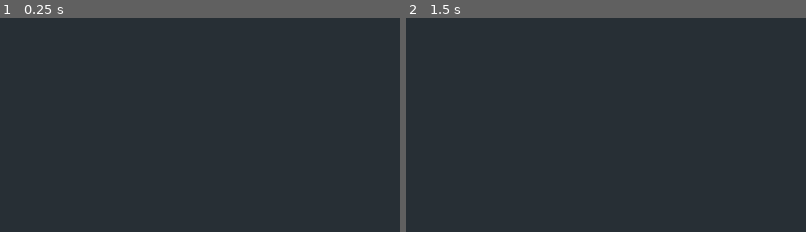
Above: before the commit, frames 1-2 (left to right).
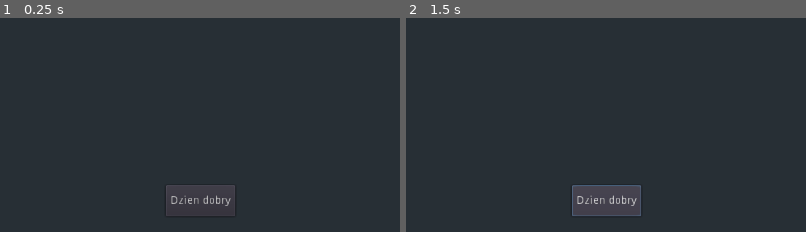
Above: after the commit, the same moments.

Repository: RudyMis/roll-the-dice
Game: Godot game, scene res://scenes/camera.tscn
The game is run twice, just before and just after one commit, with the same random seed, the same clock (stepped at 60 frames per second) and the same inputs. The project has no main scene, so this scene is started directly.
Inputs (mouse positions are % of the whole screen's width and height, from its top left):
- Up to frame 1 (0.25 s): no input
- Up to frame 2 (1.5 s): click (50, 93) at 0.5 s, where only the run after the commit has a clickable "Dzien dobry"; click (50, 93) at 1.25 s, where only the run after the commit has a clickable "Dzien dobry"
The pictures show only the part of the screen within x 25-75%, y 50-100%; the shares and areas given below are measured in that part.

The runs differ from the first frame. In frame 1, 0.5% of the frame differs, in the area x 41-59%, y 78-93%; in frame 2, 2.5%.

Commit message:
roll-button

Diff:
--- a/scenes/camera.gd
+++ b/scenes/camera.gd
@@ -1,6 +1,9 @@
 extends Camera
 
 export (float) var speed = -0.001
+export (NodePath) var np_dice
+
+onready var dice = get_node(np_dice)
 
 func _ready():
 	pass # Replace with function body.
@@ -8,3 +11,9 @@
 func _unhandled_input(event):
 	if event is InputEventMouseMotion and Input.is_action_pressed("mouse_right"):
 		transform = transform.translated(Vector3(event.relative.x, 0, event.relative.y) * speed)
+
+
+func _on_roll_pressed():
+	if dice and dice.is_class("Dice"):
+
+		dice.roll(Vector3.UP, 2)
--- a/scenes/camera.tscn
+++ b/scenes/camera.tscn
@@ -5,3 +5,26 @@
 [node name="Camera" type="Camera"]
 transform = Transform( 1, 0, 0, 0, 0.96584, 0.259139, 0, -0.259139, 0.96584, 0, 0.497337, 0.738902 )
 script = ExtResource( 1 )
+
+[node name="CanvasLayer" type="CanvasLayer" parent="."]
+
+[node name="MarginContainer" type="MarginContainer" parent="CanvasLayer"]
+anchor_right = 1.0
+anchor_bottom = 1.0
+mouse_filter = 2
+custom_constants/margin_right = 20
+custom_constants/margin_top = 20
+custom_constants/margin_left = 20
+custom_constants/margin_bottom = 20
+
+[node name="Button" type="Button" parent="CanvasLayer/MarginContainer"]
+margin_left = 467.0
+margin_top = 540.0
+margin_right = 556.0
+margin_bottom = 580.0
+rect_min_size = Vector2( 40, 40 )
+size_flags_horizontal = 4
+size_flags_vertical = 8
+text = "Dzien dobry"
+
+[connection signal="pressed" from="CanvasLayer/MarginContainer/Button" to="." method="_on_roll_pressed"]
--- a/scenes/dice.gd
+++ b/scenes/dice.gd
@@ -7,7 +7,7 @@
 export (float) var toss_force = 1
 export (float) var max_rot = 0.005
 
-func toss(direction, force = toss_force):
+func roll(direction, force = toss_force):
 	var rot = Vector3(
 		rand_range(-max_rot, max_rot),
 		rand_range(-max_rot, max_rot),
@@ -19,4 +19,4 @@
 
 func _ready():
 	yield(get_tree().create_timer(2), "timeout")
-	toss(Vector3.UP)
+	roll(Vector3.UP)
